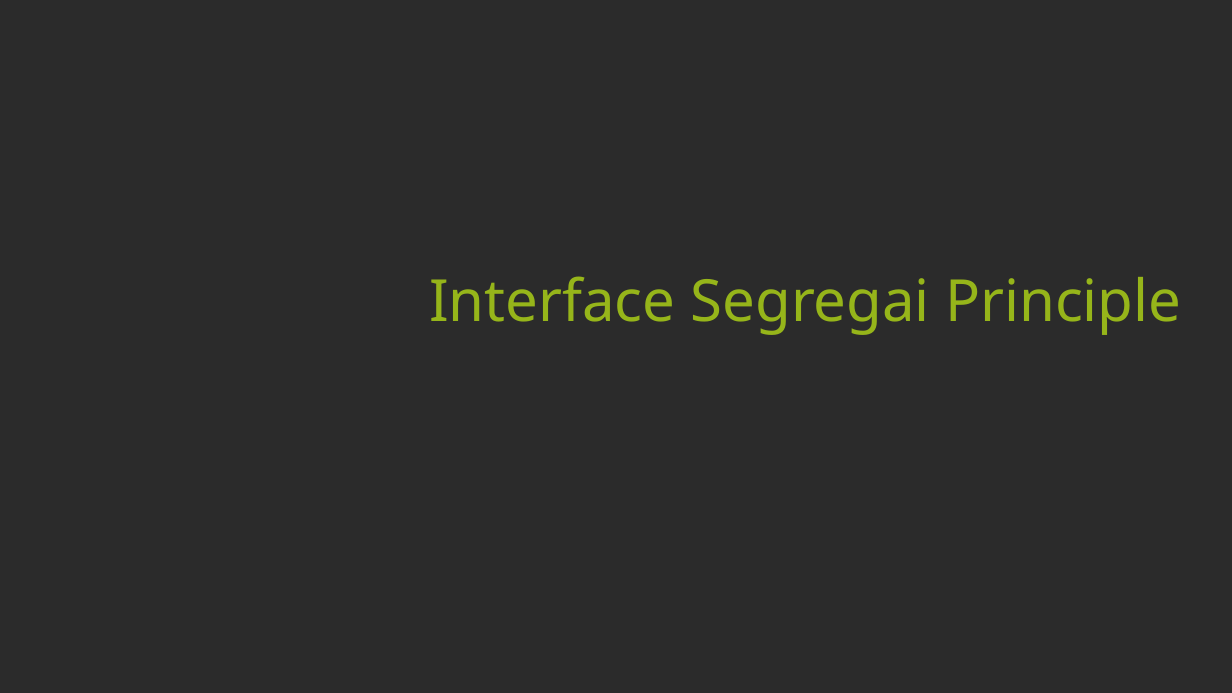
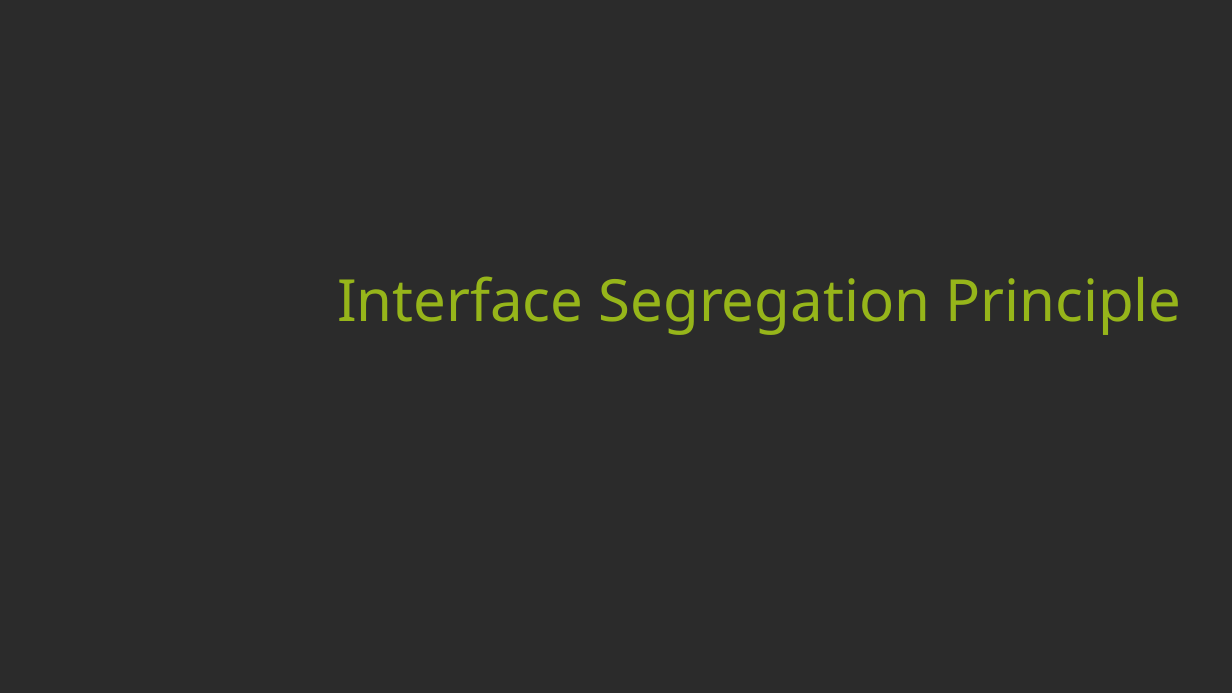
Before and after one commit to pcastellanos/TeamTraining, a slide deck: slide 22 of SOLID/SOLID.pptx. Drawn at 1232x693 pixels with LibreOffice and Linux fonts; fonts in the diff are those of the drawing; background and template pictures are left out; a plain dark background stands for a picture behind light text. Boxes give left, top, right and bottom in pixels: in the first picture for what was removed or moved away, otherwise in the second. Text is boxed around its words. In the diff, an @@ line names an element or a change of style, - is before the commit and + after.

Commit message:
Changes in the presentation for Interface Segregation Principle

```diff
--- a/SOLID/SOLID.pptx
+++ b/SOLID/SOLID.pptx
@@ text at [337,276,1181,335]: text changed @@
-Interface Segregai Principle
+Interface Segregation Principle
```
Also in this commit, not shown: 1 other slide changed, 1 slide removed.
